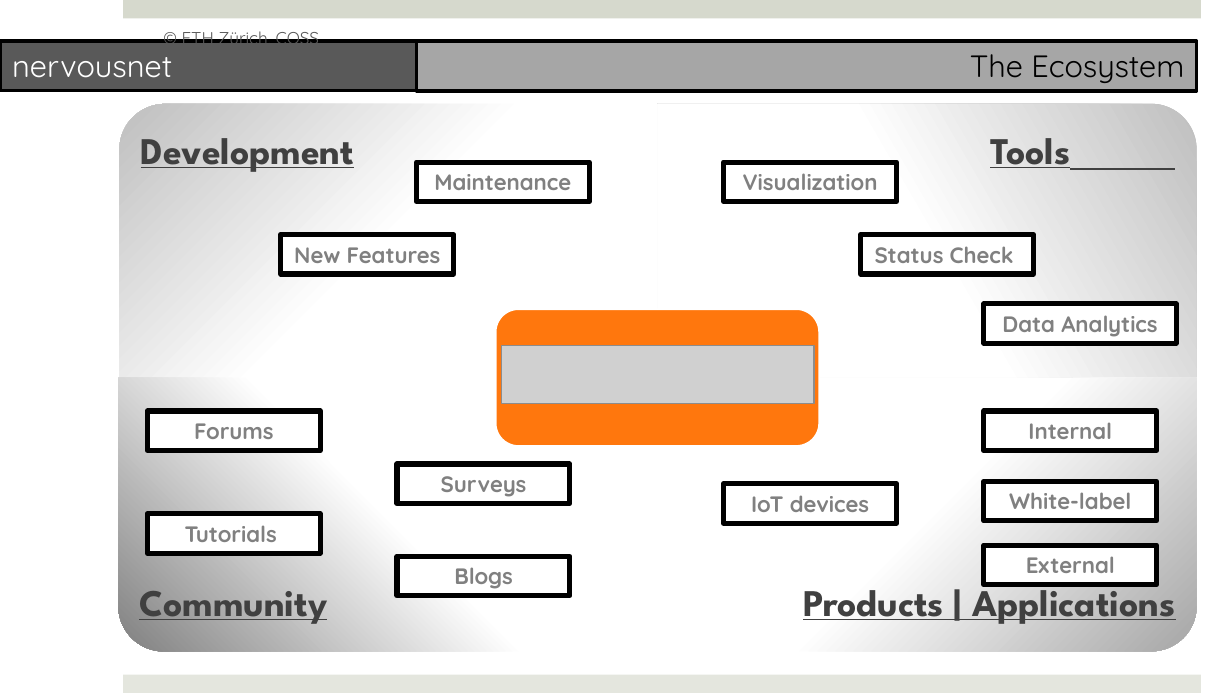
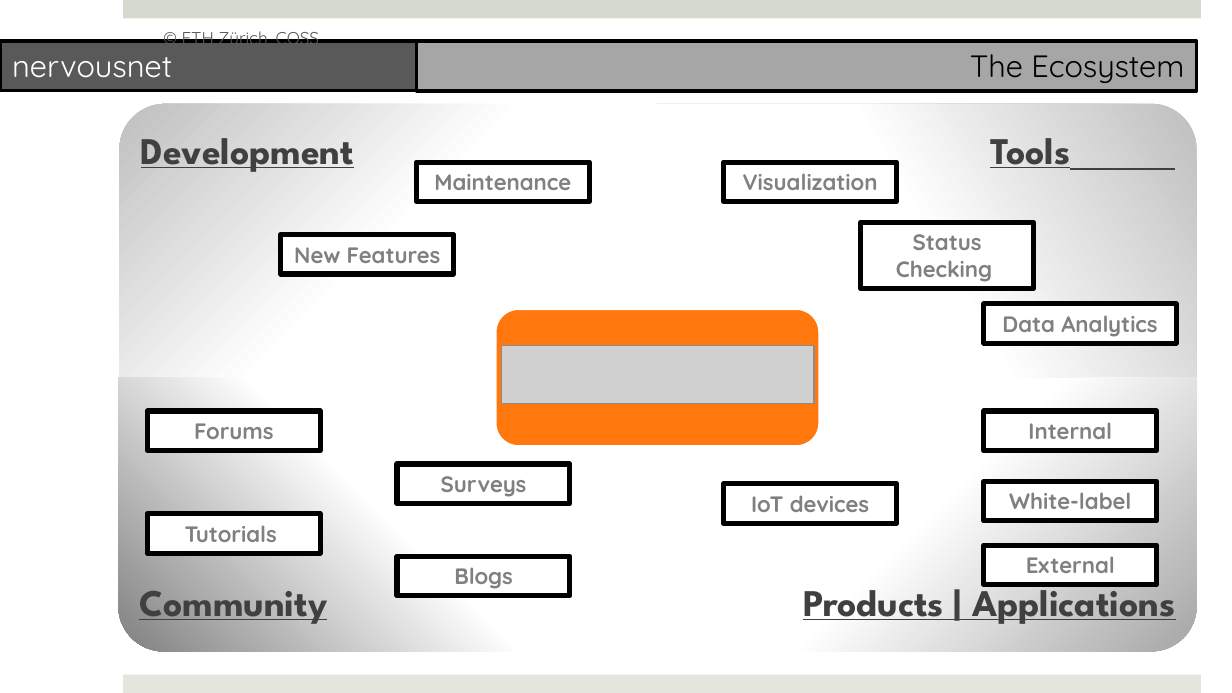
Before and after one commit to prasad79/nervousnet, a slide deck: slide 2 of Documents/NervousNet_Redesign.pptx. Drawn at 1232x693 pixels with LibreOffice and Linux fonts; fonts in the diff are those of the drawing; grey boxes stand for pictures. Boxes give left, top, right and bottom in pixels: in the first picture for what was removed or moved away, otherwise in the second. Text is boxed around its words. In the diff, an @@ line names an element or a change of style, - is before the commit and + after.

```diff
--- a/Documents/NervousNet_Redesign.pptx
+++ b/Documents/NervousNet_Redesign.pptx
@@ rectangle "Status Checking": place and size @@
-rectangle "Status Checking" at <box>861,235,1034,275</box>
+rectangle "Status Checking" at <box>861,222,1034,288</box>
@@ text in rectangle at <box>896,234,992,282</box>: text changed @@
-Status Check
+Status Checking
```
Also in this commit, not shown: 4 other slides changed, 2 slides removed, 33 other files.
